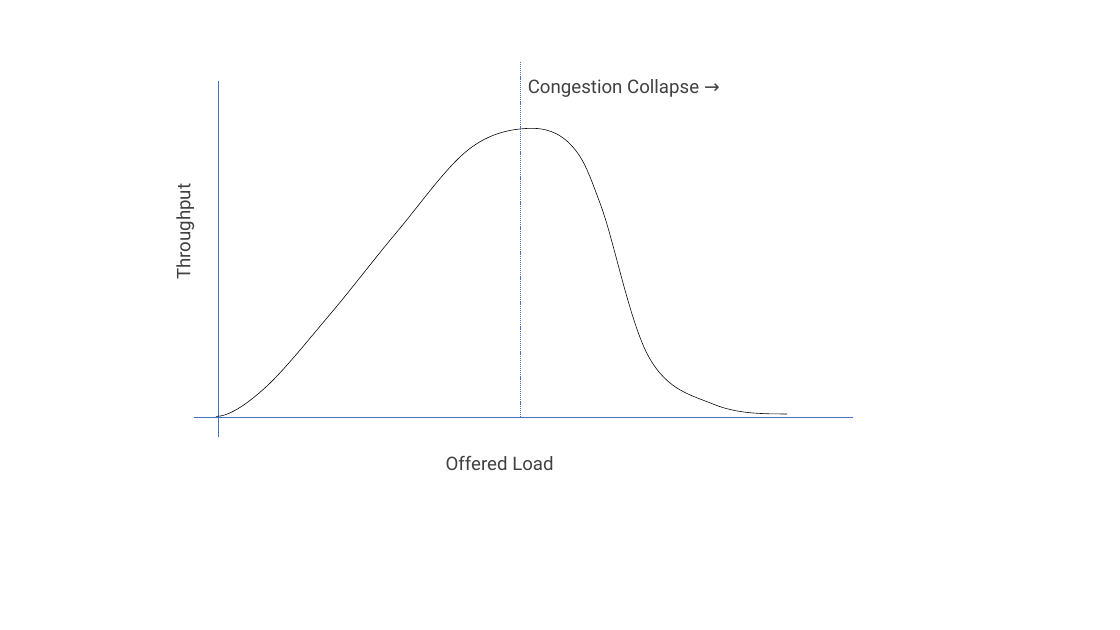
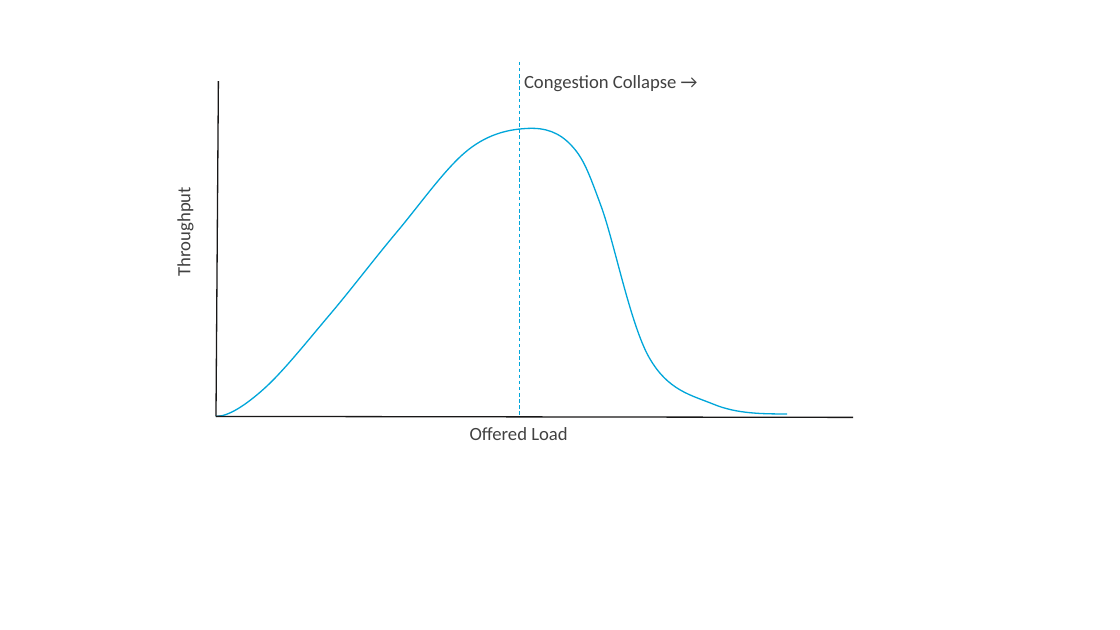
Before and after one commit to SystemsApproach/tcpcc, a slide deck: slide 2 of figures/Figure-sources.pptx. Drawn at 1120x630 pixels with LibreOffice and Linux fonts; fonts in the diff are those of the drawing. Boxes give left, top, right and bottom in pixels: in the first picture for what was removed or moved away, otherwise in the second. Text is boxed around its words. In the diff, an @@ line names an element or a change of style, - is before the commit and + after.

```diff
--- a/figures/Figure-sources.pptx
+++ b/figures/Figure-sources.pptx
@@ line moved from (218, 81) - (218, 437) to (218, 81) - (216, 416) @@
@@ line (218, 81) - (216, 416): stroke #4472C4 0.5 pt to #181717 2.25 pt @@
@@ line (520, 62) - (520, 417): stroke #4472C4 0.5 pt dashed to #00A6DA 1.5 pt dashed @@
@@ freeform shape at box(216, 129, 787, 417): outline #000000 1 pt to #00A6DA 2.25 pt @@
@@ line moved from (853, 417) - (194, 417) to (853, 417) - (216, 416) @@
@@ line (853, 417) - (216, 416): stroke #4472C4 0.5 pt to #181717 2.25 pt @@
@@ font Roboto to Calibri in 3 elements at box(173, 195, 196, 274), box(524, 75, 677, 91), box(470, 427, 567, 440) @@
@@ text "Offered Load": place and size @@
-text "Offered Load" at box(446, 456, 553, 470)
+text "Offered Load" at box(470, 427, 567, 440)
```
Also in this commit, not shown: 5 other slides changed, 3 slides added, 16 other files.
